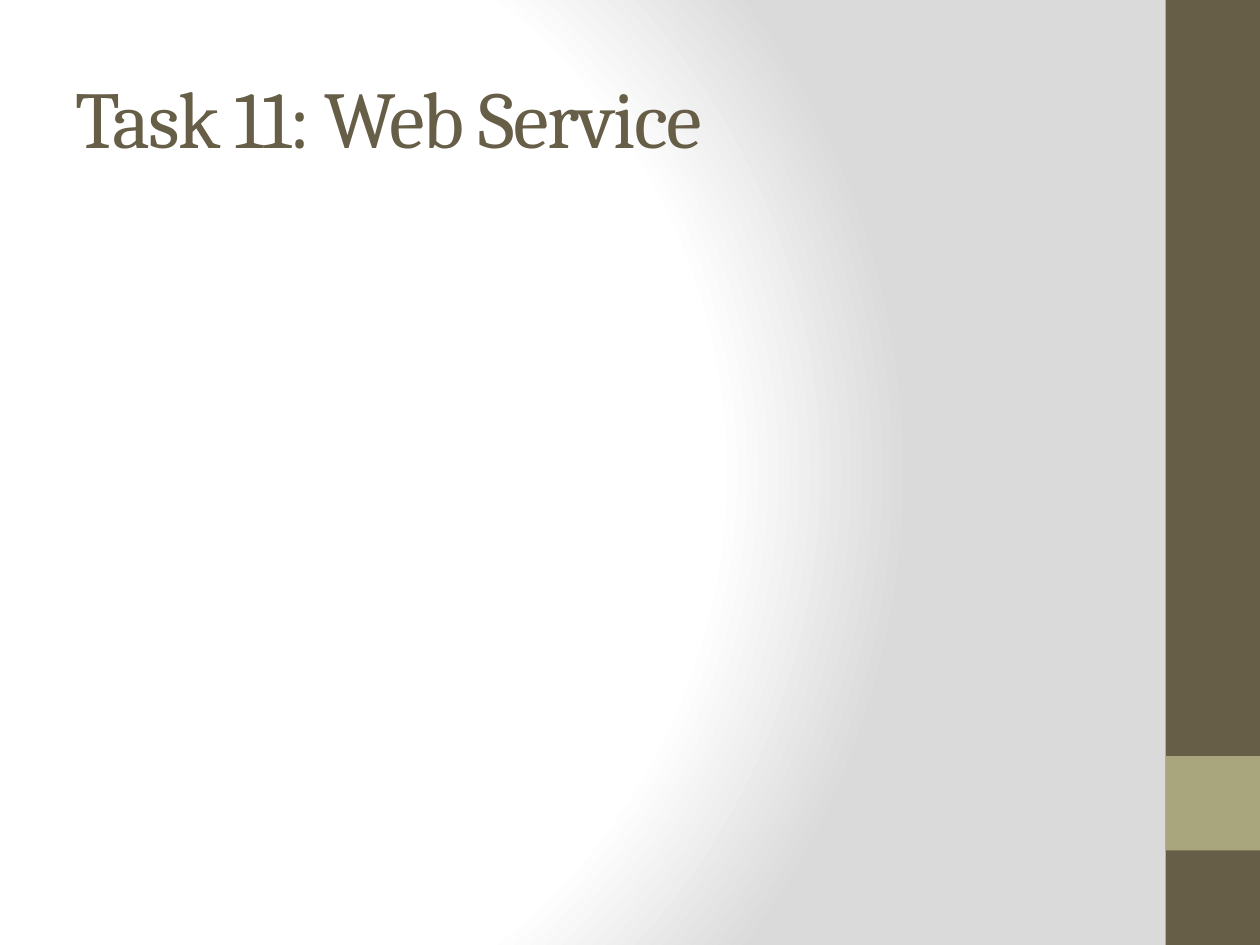
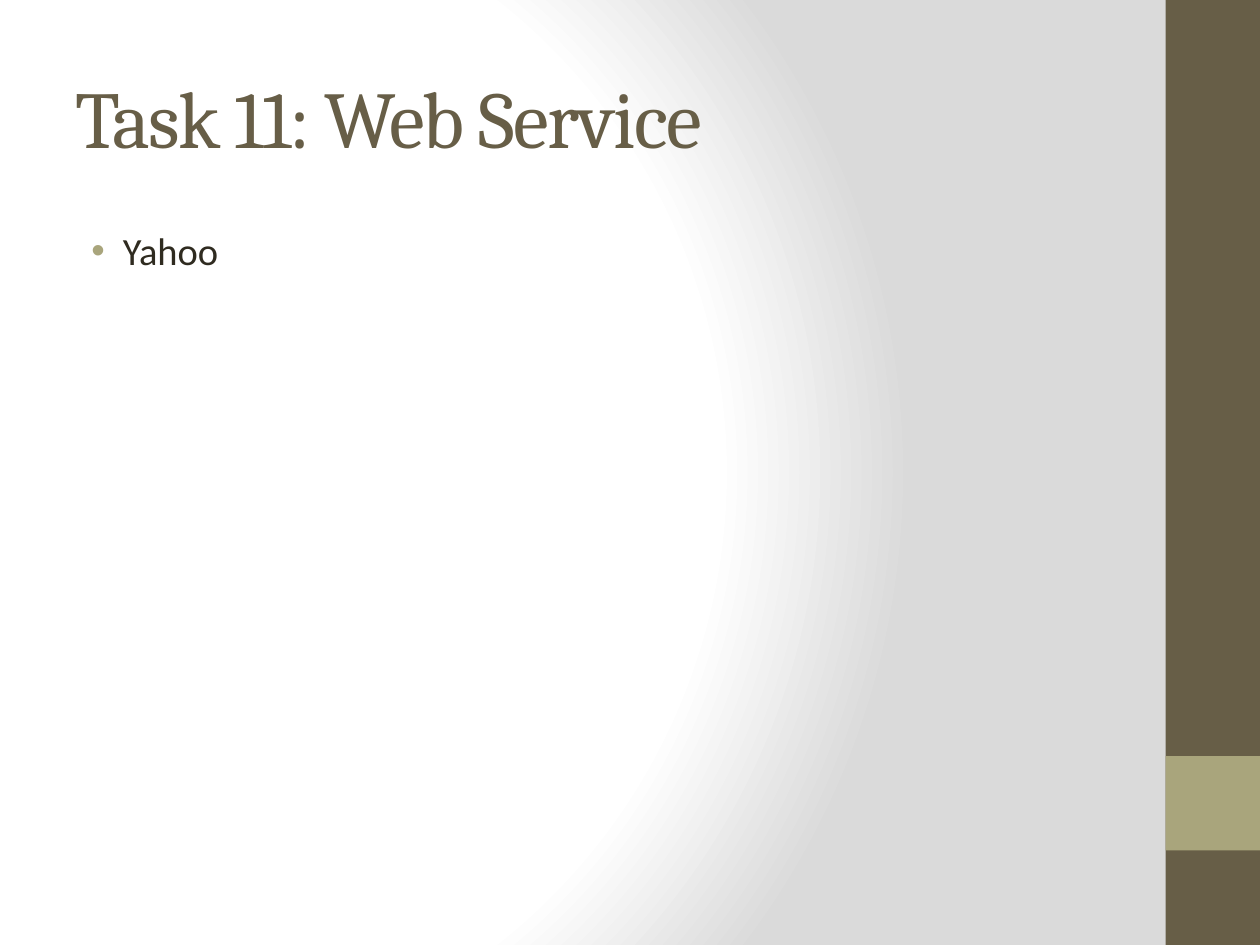
Before and after one commit to kochm8/ch.bfh.bti7054.w2014.p.beerwebshop, a slide deck: slide 14 of doc/Präsentation.pptx. Drawn at 1260x945 pixels with LibreOffice and Linux fonts; fonts in the diff are those of the drawing. Boxes give left, top, right and bottom in pixels: in the first picture for what was removed or moved away, otherwise in the second. Text is boxed around its words. In the diff, an @@ line names an element or a change of style, - is before the commit and + after.

```diff
--- a/doc/Präsentation.pptx
+++ b/doc/Präsentation.pptx
@@ text added at box(123, 238, 218, 266), 22 pt, text #2F2B20 @@
+• Yahoo
```
Also in this commit, not shown: 2 other slides changed, 2 other files.
